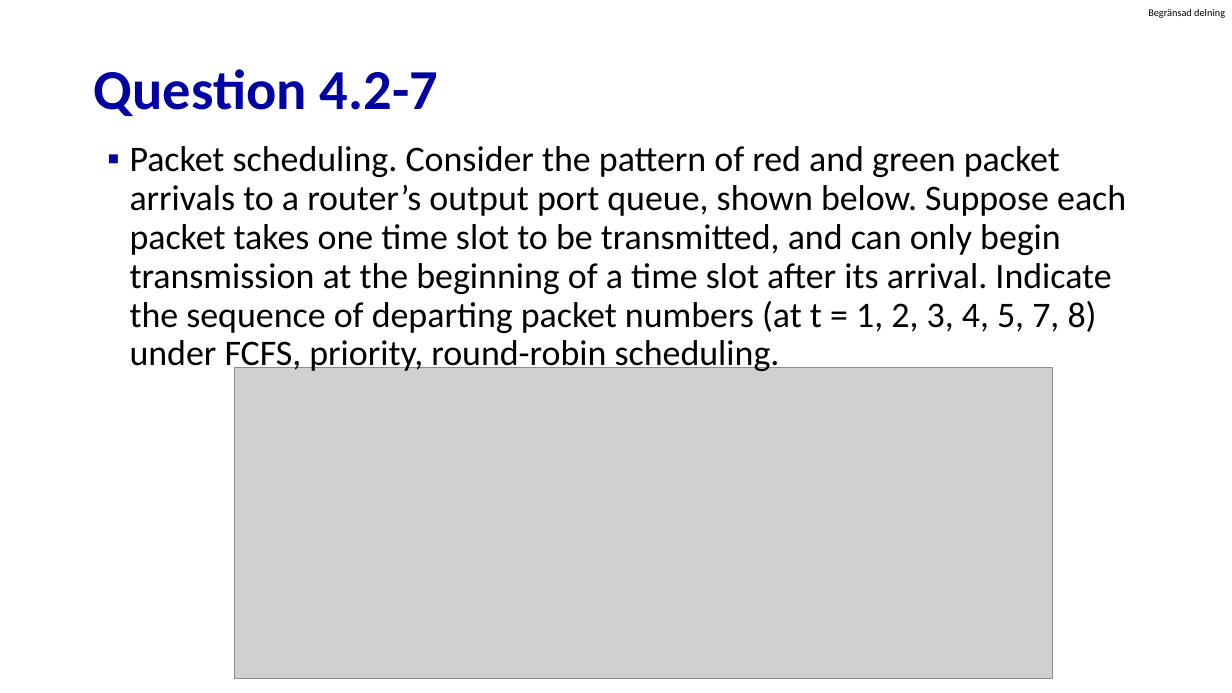
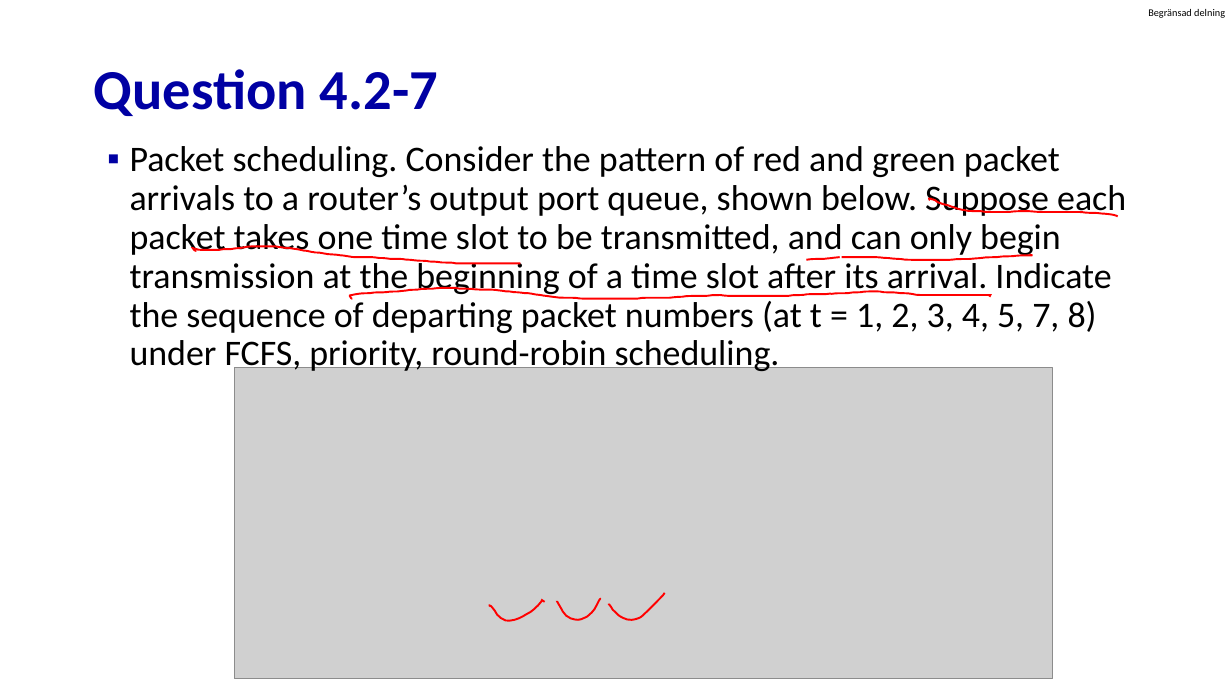
Before and after one commit to guhofstra/CSC175, a slide deck: slide 44 of PPTs/Quiz/Midterm Exam 2024.pptx (slide 37 before the commit). Drawn at 1232x693 pixels with LibreOffice and Linux fonts; fonts in the diff are those of the drawing; grey boxes stand for pictures. Boxes give left, top, right and bottom in pixels: in the first picture for what was removed or moved away, otherwise in the second. Text is boxed around its words. In the diff, an @@ line names an element or a change of style, - is before the commit and + after.

```diff
--- a/PPTs/Quiz/Midterm Exam 2024.pptx
+++ b/PPTs/Quiz/Midterm Exam 2024.pptx
@@ freeform shape added at <box>930,199,1118,217</box>, outline #FF0000 1.5 pt @@
@@ freeform shape added at <box>193,247,520,264</box>, outline #FF0000 1.5 pt @@
@@ freeform shape added at <box>807,257,840,260</box>, outline #FF0000 1.5 pt @@
@@ freeform shape added at <box>842,254,1033,260</box>, outline #FF0000 1.5 pt @@
@@ freeform shape added at <box>350,288,991,299</box>, outline #FF0000 1.5 pt @@
@@ freeform shape added at <box>557,598,600,619</box>, outline #FF0000 1.5 pt @@
@@ freeform shape added at <box>609,593,665,620</box>, outline #FF0000 1.5 pt @@
@@ freeform shape added at <box>489,600,545,620</box>, outline #FF0000 1.5 pt @@
```
Also in this commit, not shown: 9 other slides changed, 7 slides added, 1 other file.
